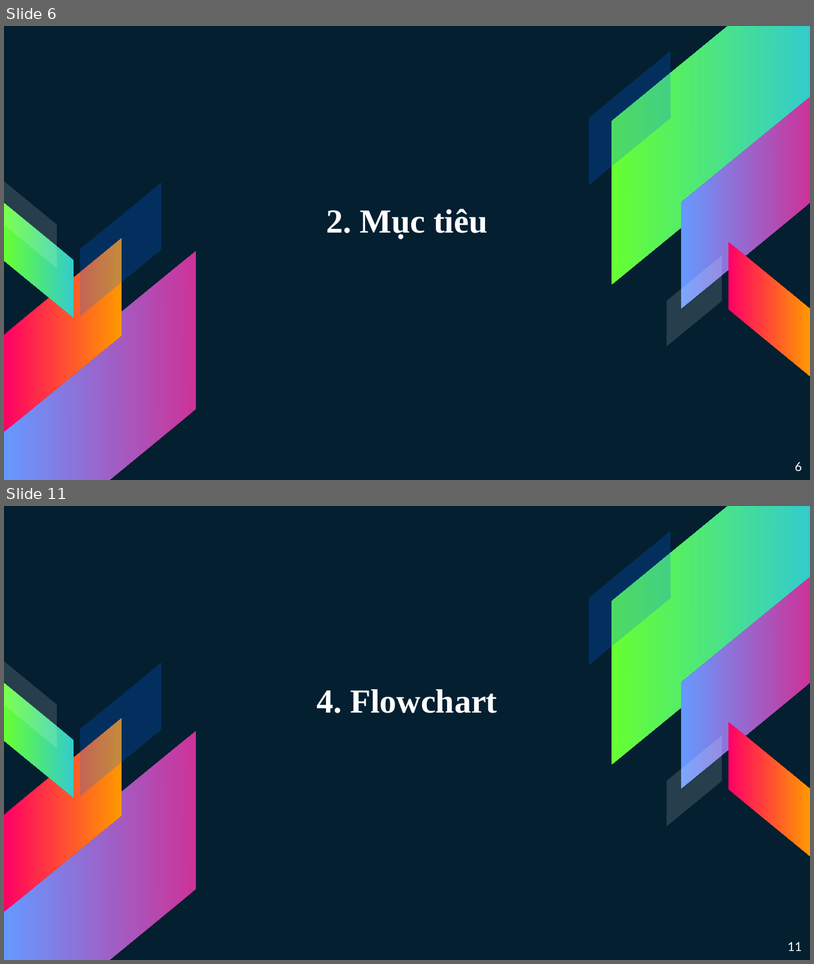
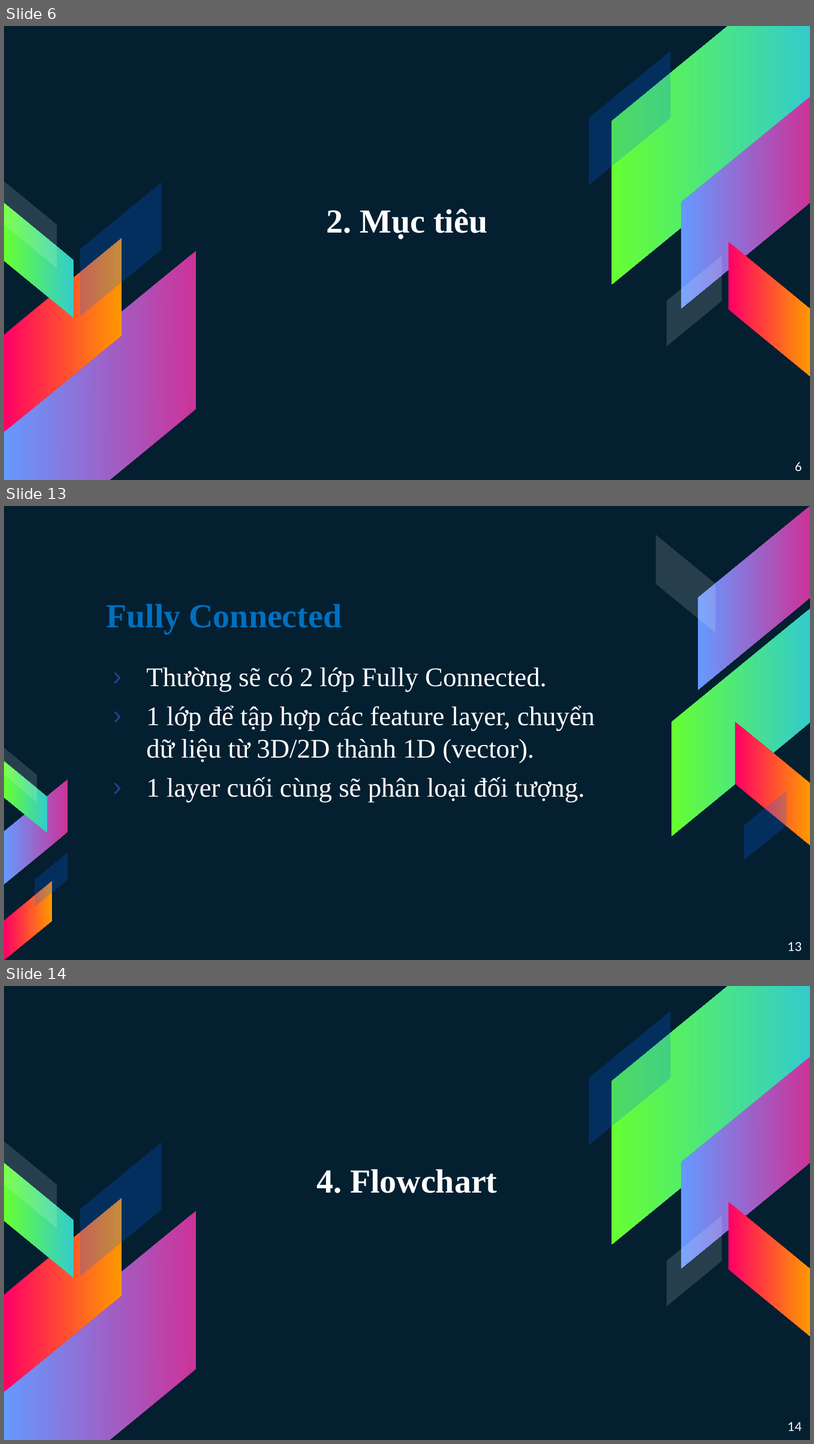
Before and after one commit to 15110383/MachineLearning, a slide deck: MALE.pptx. Shown one above the other, each under a label of ours: slides 6 and 11 before the commit, slides 6, 13 and 14 after it; the slides between them are not shown. The pictures are 814x964 and 814x1444 pixels, drawn with LibreOffice and Linux fonts; fonts in the diff are those of the drawing. Boxes give left, top, right and bottom in pixels: in the first picture for what was removed or moved away, otherwise in the second. Text is boxed around its words. In the diff, an @@ line names an element or a change of style, - is before the commit and + after.

```diff
--- a/MALE.pptx
+++ b/MALE.pptx
@@ slide 13 added at (x1=4, y1=506, x2=810, y2=960), background #041F30 @@
@@ title added at (x1=106, y1=604, x2=342, y2=634), 30 pt, text #0070C0, bold @@
+Fully Connected
@@ text added at (x1=146, y1=667, x2=595, y2=802), 24 pt, text #FFFFFF @@
+› Thường sẽ có 2 lớp Fully Connected.
+› 1 lớp để tập hợp các feature layer, chuyển dữ liệu từ 3D/2D thành 1D (vector).
+› 1 layer cuối cùng sẽ phân loại đối tượng.
@@ group added at (x1=656, y1=506, x2=810, y2=860): 5 parallelograms @@
@@ group added at (x1=4, y1=748, x2=68, y2=959): 5 parallelograms @@
@@ page number added at (x1=788, y1=942, x2=803, y2=951), 11 pt, text #FFFFFF @@
+13
@@ what was slide 11 is now slide 14 @@
@@ page number at (x1=788, y1=1422, x2=803, y2=1431): text changed @@
-11
+14
```
Also in this commit, not shown: 2 slides changed, 6 other slides added, 4 slides removed, 1 other file.
